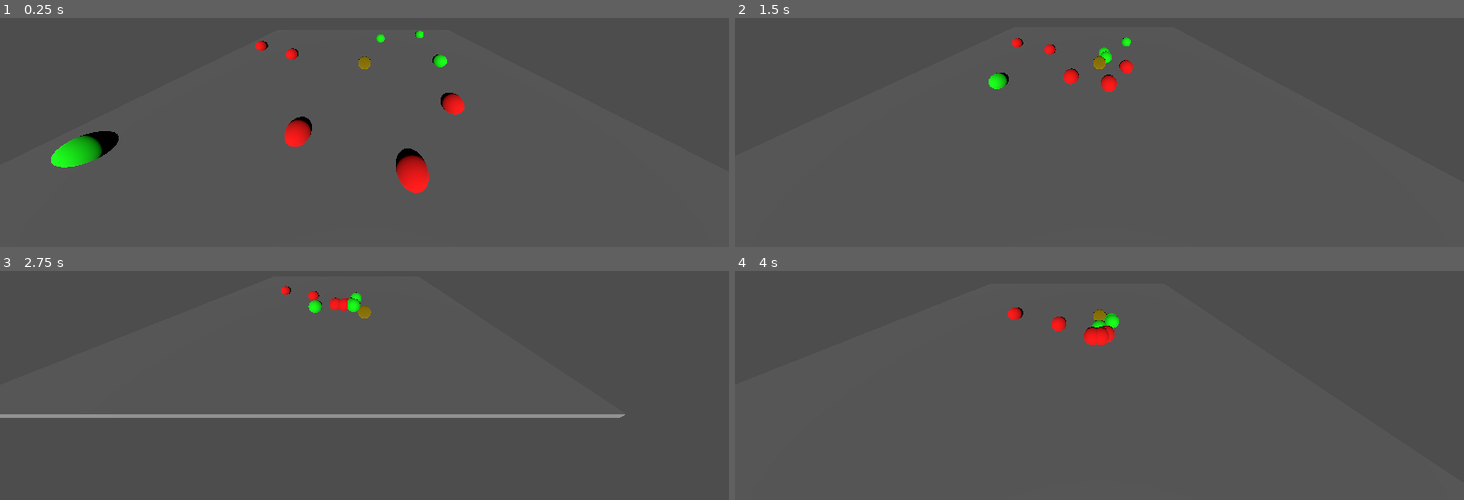
Above: before the commit, frames 1-4 (two rows, left to right).
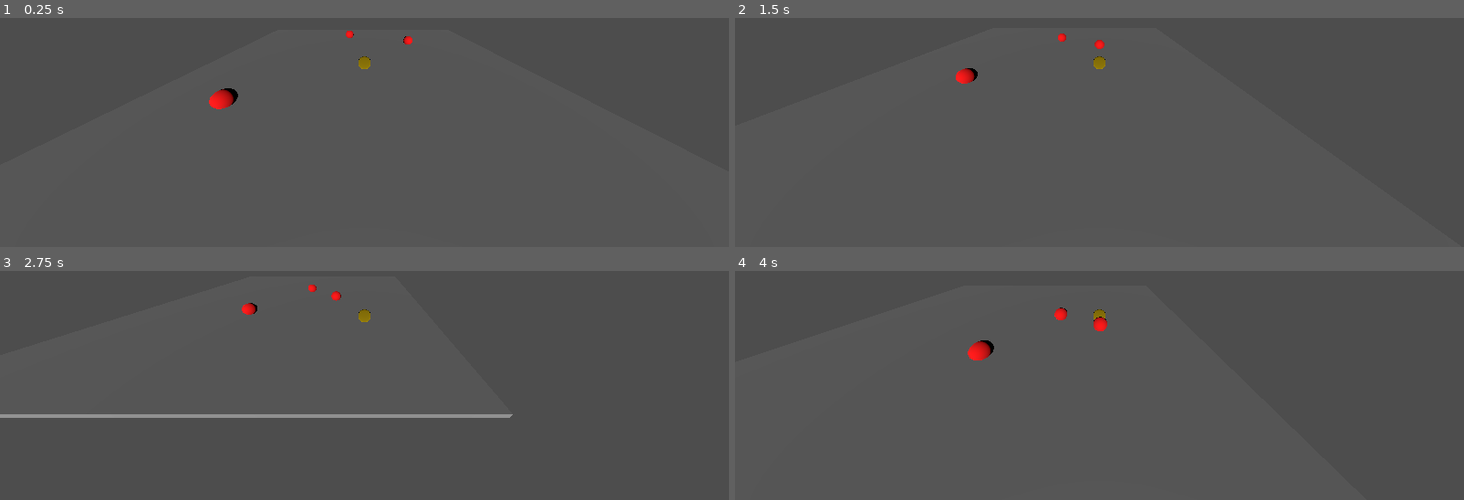
Above: after the commit, the same moments.

Repository: Jontruiz1/CircleGuy2.0
Game: Godot game, scene res://Main.tscn
The game is run twice, just before and just after one commit, with the same random seed, the same clock (stepped at 60 frames per second) and the same inputs.
Inputs:
- Up to frame 1 (0.25 s): no input
- Up to frame 2 (1.5 s): hold D (move_right) 0.53-1.28 s; hold S (move_down) from 1.28 s (still down)
- Up to frame 3 (2.75 s): release S (move_down) at 2.03 s; hold D (move_right) from 2.03 s (still down)
- Up to frame 4 (4 s): release D (move_right) at 2.78 s; hold W (move_up) 2.78-3.53 s; hold A (move_left) from 3.53 s (still down)

The runs differ from the first frame. In frame 1, 2.8% of the frame differs, in the area x 7-64%, y 5-77%; in frame 2, 1.0%; in frame 3, 0.9%; in frame 4, 1.0%.
Error before the commit: Invalid access to property or key 'damage' on a base object of type 'StaticBody3D'. (res://Player.gd:62)

Commit message:
Tries avoiding crash due to oob except.

Diff:
--- a/Test/Main.gd
+++ b/Test/Main.gd
@@ -10,13 +10,14 @@
 }
 var enemyColors = [Color.RED, Color.BLUE, Color.GREEN, Color.PURPLE, Color.BLACK]
 var powerUps = []
-var wave = 3
+var wave = 1
 var enemyCount = 0
 var player
 var rng
 
 # Called when the node enters the scene tree for the first time.
 func _ready():
+
 	rng = RandomNumberGenerator.new()
 	rng.seed = hash(Time.get_time_string_from_system())
 	player = get_child(2)
@@ -24,6 +25,12 @@
 
 func spawnWave():
 	for n in range(wave*3):
+		var enemyVariety
+		if wave >= enemyColors.size():
+			enemyVariety = rng.randf_range(0, enemyColors.size())
+		else:
+			enemyVariety = rng.randf_range(0, wave)
+
 		var enemy_x = rng.randf_range(-12, 12)
 		var enemy_z = rng.randf_range(-9, 9)
 
@@ -31,13 +38,17 @@
 			enemy_x = rng.randf_range(-12, 12)
 			enemy_z = rng.randf_range(-9, 9)
 
-		var enemyColor = enemyColors[rng.randf_range(0, wave)]
+		var enemyColor = enemyColors[enemyVariety]
 		var enemy = preload("res://Enemy.tscn").instantiate()
 		enemy.position = Vector3(enemy_x, .6, enemy_z)
 		enemy.init(enemyTypes[enemyColor][0], enemyTypes[enemyColor][1], enemyTypes[enemyColor][2], enemyTypes[enemyColor][3], enemyColor, player)
 		add_child(enemy)
 		enemyCount += 1
 
+func _input(event):
+	if event.is_action_pressed("pause"):
+		get_tree().paused = not get_tree().paused
+		print('help')
 
 func _process(delta):
 	if(enemyCount == 0):
--- a/Test/Player.gd
+++ b/Test/Player.gd
@@ -55,14 +55,10 @@
 
 func process_collision():
 	var collideCount = get_slide_collision_count()
-	if collideCount>1 and iFrame.is_stopped():
-		var collision = get_slide_collision(collideCount-1)
-		var obj = collision.get_collider(0)
-		if(obj.get_instance_id() != 27984397473):
-			health -= obj.damage
-			iFrame.start()
-			print(health)
-
+	print( collideCount)
+	for i in range(collideCount):
+		print(get_slide_collision(i).get_collider().to_string())
+	print('\n')
 
 func _physics_process(delta):
 	process_collision()
